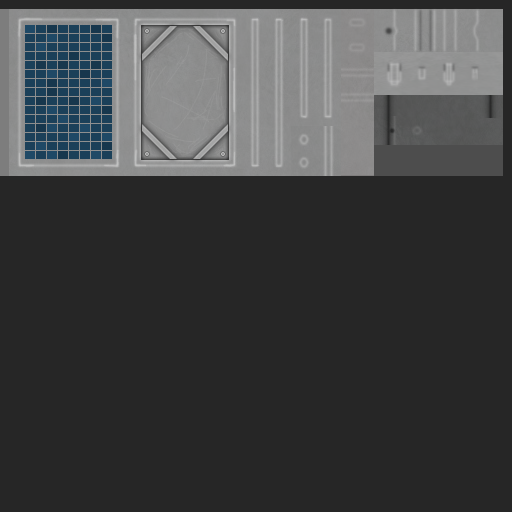
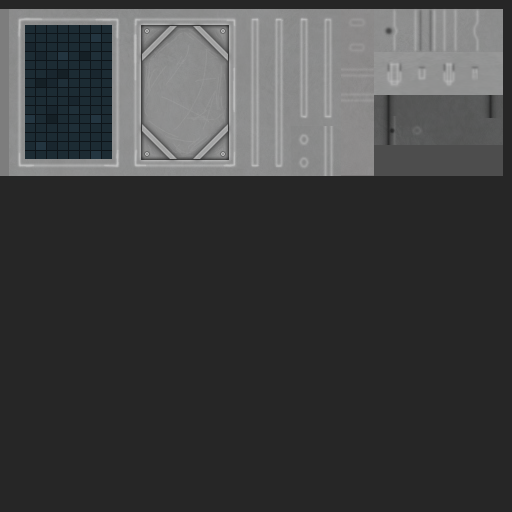
Comparing the layer stacks of the two 512x512 images. Changes:
painted on "cells" over [25, 25, 112, 159]
showed "cells back", painted on it over [25, 25, 112, 159]
